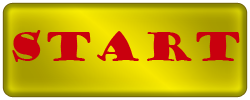
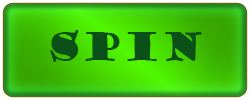
Two versions of the same layered image (250px x 100px). Layer-by-layer changes:
renamed "start" to "spin", painted on it over [12, 30, 240, 62]
painted on "Shape 1" over [3, 3, 247, 97]
